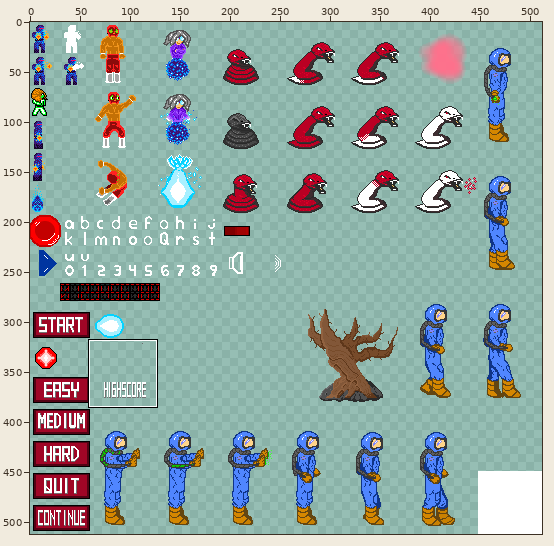
Two versions of one sprite sheet, app/src/main/res/raw/atlas.png. The first picture is a wide view before the edit; the outline marks the close-up.
Close-up. Before:
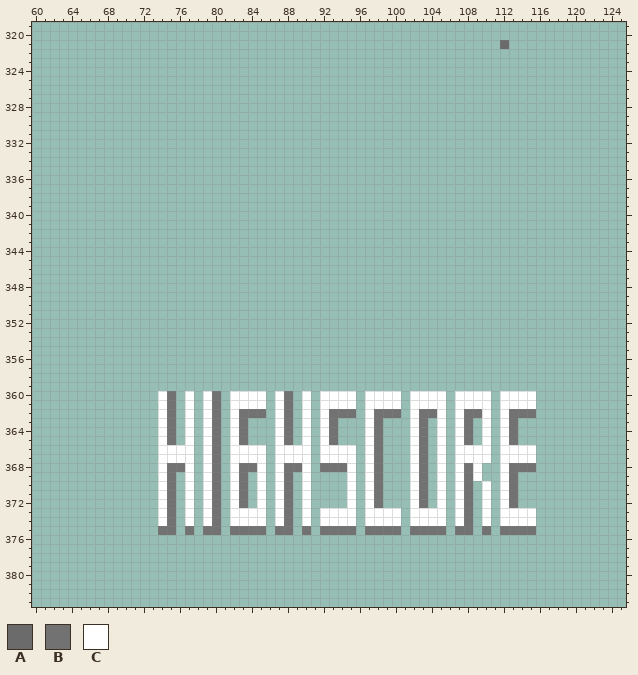
The file is 512x512 pixels. Pixels under 10% opacity are left out. Colours within 5 levels of each other are drawn and written as one. Shown: x 60..125, y 319..383.
Palette (. is transparent): A #6b6b6b  B #727272  C #ffffff
Pixels before (only the part around the change), first column x 61:
319 .................................................................
320 .................................................................
321 ...................................................A.............
322 .................................................................
323 .................................................................
324 .................................................................
325 .................................................................
326 .................................................................
327 .................................................................
328 .................................................................
329 .................................................................
330 .................................................................
331 .................................................................
332 .................................................................
333 .................................................................
334 .................................................................
335 .................................................................
336 .................................................................
337 .................................................................
338 .................................................................
339 .................................................................
340 .................................................................
341 .................................................................
342 .................................................................
343 .................................................................
344 .................................................................
345 .................................................................
346 .................................................................
347 .................................................................
348 .................................................................
349 .................................................................
350 .................................................................
351 .................................................................
352 .................................................................
353 .................................................................
354 .................................................................
355 .................................................................
356 .................................................................
357 .................................................................
358 .................................................................
359 .................................................................
360 .............CB.C.CB.CCCC.CB.C.CCCC.CCCC.CCCC.CCCC.CCCC..........
361 .............CB.C.CB.CCCC.CB.C.CCCC.CCCC.CCCC.CCCC.CCCC..........
362 .............CB.C.CB.CBBB.CB.C.CBBB.CBBB.CBBC.CBBC.CBBB..........
363 .............CB.C.CB.CB...CB.C.CB...CB...CB.C.CB.C.CB............
364 .............CB.C.CB.CB...CB.C.CB...CB...CB.C.CB.C.CB............
365 .............CB.C.CB.CB...CB.C.CB...CB...CB.C.CB.C.CB............
366 .............CCCC.CB.CCCC.CCCC.CCCC.CB...CB.C.CCCC.CCCC..........
367 .............CCCC.CB.CCCC.CCCC.CCCC.CB...CB.C.CCCC.CCCC..........
368 .............CBBC.CB.CBBC.CBBC.BBBC.CB...CB.C.CBC..CBBB..........
369 .............CB.C.CB.CB.C.CB.C....C.CB...CB.C.CBC..CB............
370 .............CB.C.CB.CB.C.CB.C....C.CB...CB.C.CB.C.CB............
371 .............CB.C.CB.CB.C.CB.C....C.CB...CB.C.CB.C.CB............
372 .............CB.C.CB.CB.C.CB.C....C.CB...CB.C.CB.C.CB............
373 .............CB.C.CB.CCCC.CB.C.CCCC.CCCC.CCCC.CB.C.CCCC..........
374 .............CB.C.CB.CCCC.CB.C.CCCC.CCCC.CCCC.CB.C.CCCC..........
375 .............BB.B.BB.BBBB.BB.B.BBBB.BBBB.BBBB.BB.B.BBBB..........
376 .................................................................
377 .................................................................
378 .................................................................
379 .................................................................
380 .................................................................
381 .................................................................
382 .................................................................
383 .................................................................
Now the later version:
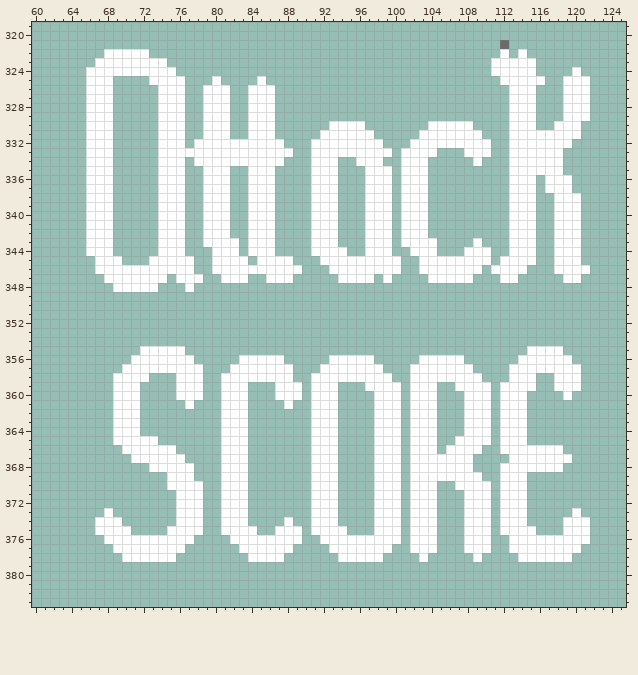
Commit message: Se agregaron sprites para hacer un poco mejor el layout de los controles virtuales.
Diff:
Changed rows in their new state; - is an unchanged pixel.
first column x 66:
322 --CCCCC---------------------------------------C-C-------
323 -CCCCCCCC------------------------------------CCCCC------
324 CCCCCCCCCC-----------------------------------CCCCC----C-
325 CCC----CCCC---C----C--------------------------CCCCC--CCC
326 CCC-----CCC--CCC--CCC--------------------------CCC---CCC
327 CCC-----CCC--CCC--CCC--------------------------CCC---CCC
328 CCC-----CCC--CCC--CCC--------------------------CCC---CCC
329 CCC-----CCC--CCC--CCC--------------------------CCC---CCC
330 CCC-----CCC--CCC--CCC------CCCC-------CCCCC----CCC--CCC-
331 CCC-----CCC--CCC--CCC-----CCCCCC-----CCCCCCC---CCCCCCCC-
332 CCC-----CCC-CCCCCCCCCC---CCCCCCCC---CCCCCCCCC--CCCCCCC--
333 CCC-----CCCCCCCCCCCCCCC--CCCCCCCCC-CCCC---CCC--CCCCCC---
334 CCC-----CCC-CCCCCCCCCC---CCC--CCC--CCC-----C---CCCCCC---
335 CCC-----CCC--CCC--CCC----CCC---CCC-CCC---------CCCCCC---
336 CCC-----CCC--CCC--CCC----CCC---CCC-CCC---------CCC-CCC--
337 CCC-----CCC--CCC--CCC----CCC---CCC-CCC---------CCC-CCC--
338 CCC-----CCC--CCC--CCC----CCC---CCC-CCC---------CCC--CCC-
339 CCC-----CCC--CCC--CCC----CCC---CCC-CCC---------CCC--CCC-
340 CCC-----CCC--CCC--CCC----CCC---CCC-CCC---------CCC--CCC-
341 CCC-----CCC--CCC--CCC----CCC---CCC-CCC---------CCC--CCC-
342 CCC-----CCC--CCC--CCC----CCC---CCC-CCC---------CCC--CCC-
343 CCC-----CCC--CCCC-CCC----CCC---CCC-CCCC----C---CCC--CCC-
344 CCC-----CCC---CCC-CCC----CCCC--CCC--CCC---CCC--CCC--CCC-
345 -CCC---CCCCC--CCCC-CCCC---CCCCCCCCC--CCCCCCCC-CCCC--CCC-
346 -CCCCCCCCCCC--CCCCCCCCCC---CCCCCCCC--CCCCCCC-CCCC---CCCC
347 --CCCCCCC-CCC--CCC--CCC-----CCCC-C----CCCCC---CC-----CC-
348 ---CCCCC---C--------------------------------------------
first column x 67:
355 -----CCCCC--------------------------------------CCCC---
356 ----CCCCCCC-----CCCCC-----CCCCC-----CCCCC------CCCCCC--
357 ---CCCCCCCCC---CCCCCCC---CCCCCCC---CCCCCCC----CCCCCCCC-
358 --CCCC---CCC--CCCCCCCC--CCCCCCCCC--CCCCCCCC---CCC--CCC-
359 --CCC----CCC--CCC---CCC-CCC---CCCC-CCC--CCCC-CCCC--CCC-
360 --CCC--..C-C..C--..--CC.C--..-.-------.-.-------.---C--
361 --CCC--..---..C--..-.C-.C--..-.-------.-.-------.------
362 --CCC--..-.-..C-C..-..-.C-C..-.CCC--CC.-.CC---CC.------
363 --CCC--..-.-..C-C---..-.C-C---.CCC--CC.-.CC---CC-------
364 --CCC--..-.-..C-C---..-.C-C---.CCC--CC.-.CC---CC-------
365 --CCCCC..-.-..C-C---..-.C-C---.CCC--CC.--CC---CC-------
366 ---CCCC--..-..C--..-....C--..-.CCC--CC.C---.-----CCC---
367 ----CCC---.-..C--..-....C--..-.CCC--CC-C--..-.---CCCC--
368 ------C-CC--..C-C..-....CCC..-.CCC--CC-C-C.---CCCCCC---
369 -------.CC--..C-C-.-..-.CCC-.-.CCC--CC-C-C----CC-------
370 -------.CC-C..C-C-.-..-.CCC-.-.CCC--CC.--CC---CC-------
371 -------..C-C..C-C-.-..-.CCC-.-.CCC--CC.-.CC---CC-------
372 -------..C-C..C-C-.-..-.CCC-.-.CCC--CC.-.CC---CC-------
373 -C-----..C-C..C--..-..-.C--..-.-------.-.CC-----.----C-
374 CCC----..C-C..C--..-.C-.C--..-.-------.-.CC-----.---CCC
375 CCCC---.CCCC..CCCC.-CCC.CCCC.-.CCC-CCC.-.CCC-CCCC---CCC
376 -CCCCCCCCCC----CCCCCCCC--CCCCCCCCC-CCC---CCC--CCCCCCCCC
377 --CCCCCCCC------CCCCCC----CCCCCCC--CCC---CCC--CCCCCCCC-
378 ---CCCCCC--------CCCC------CCCCC----C-----C----CCCCCC--
Boxes around the changes in both close-ups, in picture pixels (x1, y1, x2, y2):
added: (86, 49, 590, 292)
changed: (95, 346, 590, 562)
